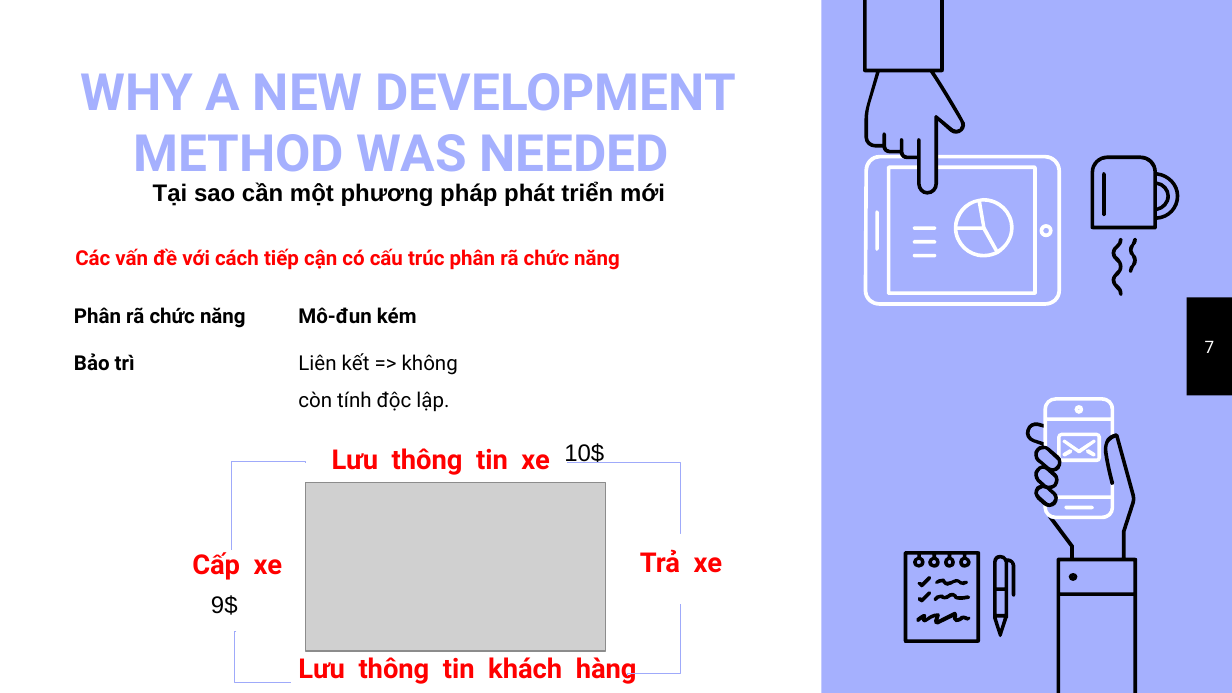
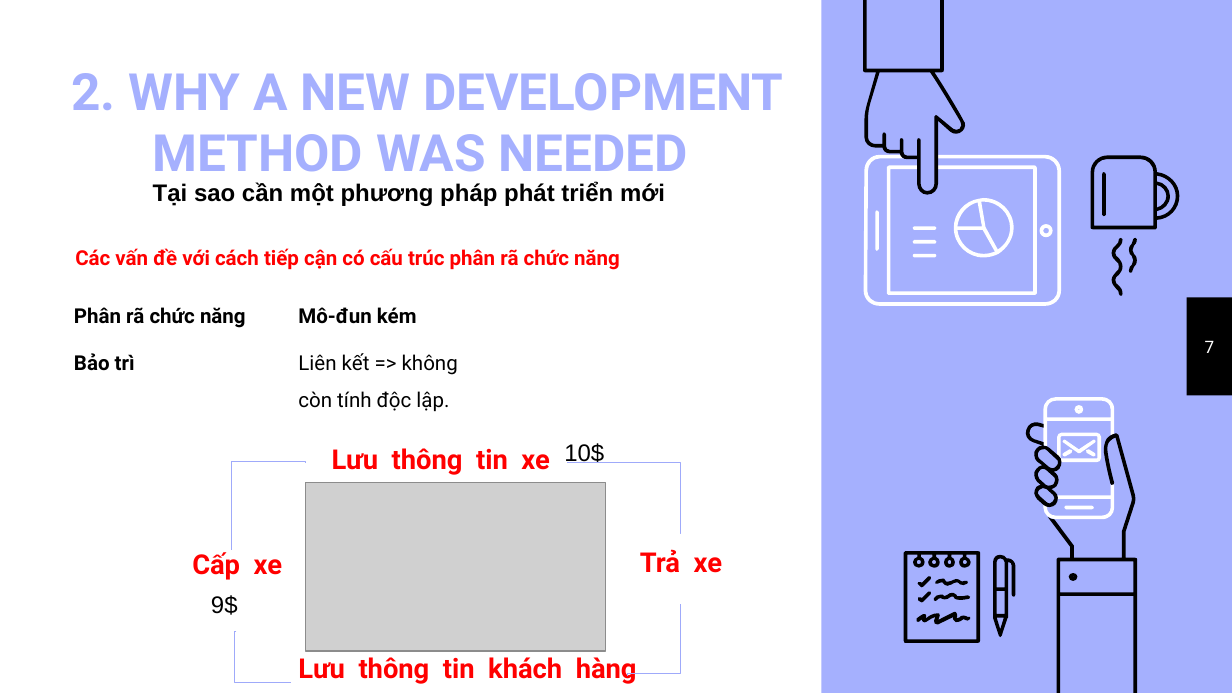
Before and after one commit to VoLeKhanhDuy/XDPM_HDT, a slide deck: slide 7 of chuong 4.pptx. Drawn at 1232x693 pixels with LibreOffice and Linux fonts; fonts in the diff are those of the drawing; grey boxes stand for pictures. Boxes give left, top, right and bottom in pixels: in the first picture for what was removed or moved away, otherwise in the second. Text is boxed around its words. In the diff, an @@ line names an element or a change of style, - is before the commit and + after.

```diff
--- a/chuong 4.pptx
+++ b/chuong 4.pptx
@@ title at [71, 73, 783, 184]: text changed @@
-WHY A NEW DEVELOPMENT METHOD WAS NEEDED
+2. WHY A NEW DEVELOPMENT METHOD WAS NEEDED
```
Also in this commit, not shown: 22 other slides changed, 3 other files.
